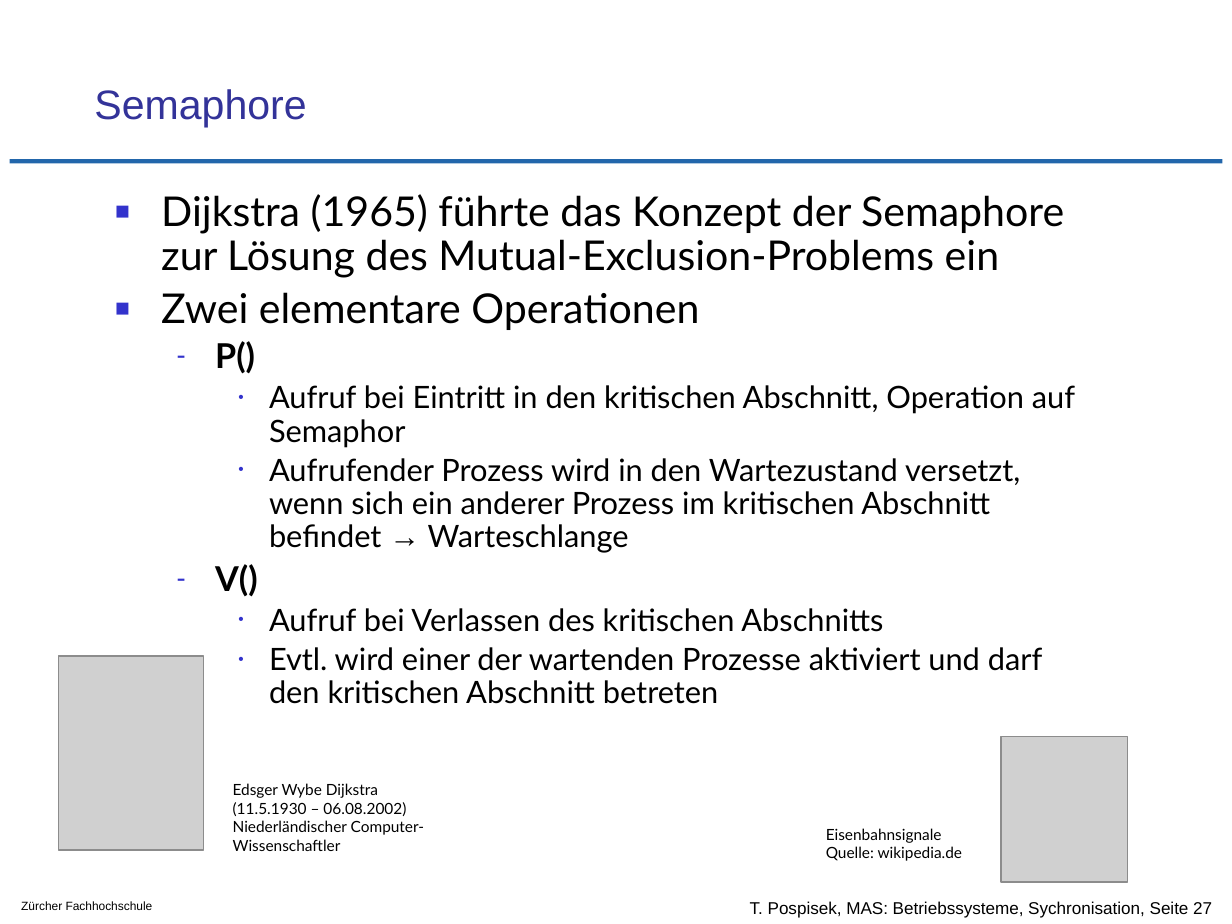
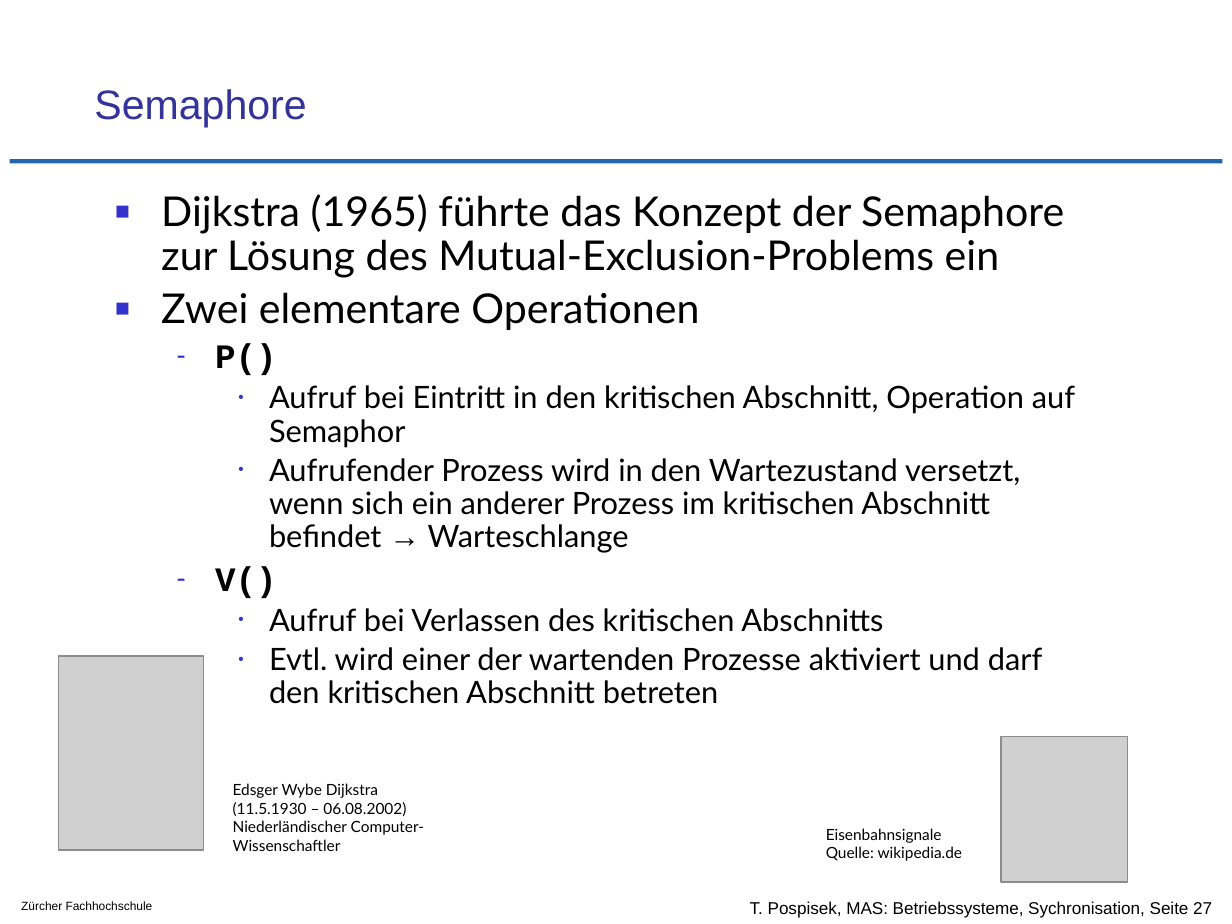
Before and after one commit to tpo/betriebssysteme, a slide deck: slide 27 of 07_Koordination_und_Synchronisation_Sperren_und_Semaphore.odp. Drawn at 1232x924 pixels with LibreOffice and Linux fonts; fonts in the diff are those of the drawing; grey boxes stand for pictures; background and template pictures are left out. Boxes give left, top, right and bottom in pixels: in the first picture for what was removed or moved away, otherwise in the second. Text is boxed around its words. In the diff, an @@ line names an element or a change of style, - is before the commit and + after.

```diff
--- a/07_Koordination_und_Synchronisation_Sperren_und_Semaphore.odp
+++ b/07_Koordination_und_Synchronisation_Sperren_und_Semaphore.odp
@@ text at bbox=[215, 343, 277, 598]: font Lato to Courier New in "P()", "V()" @@
```
Also in this commit, not shown: 4 other slides changed.
